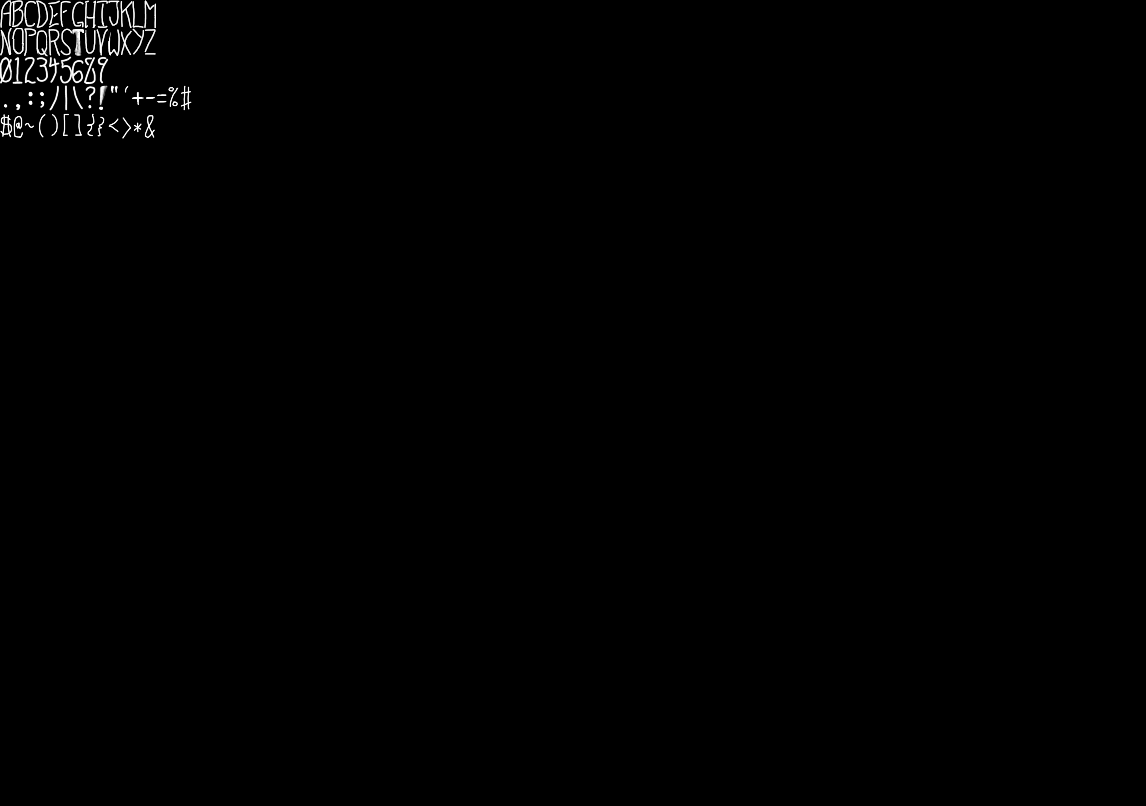
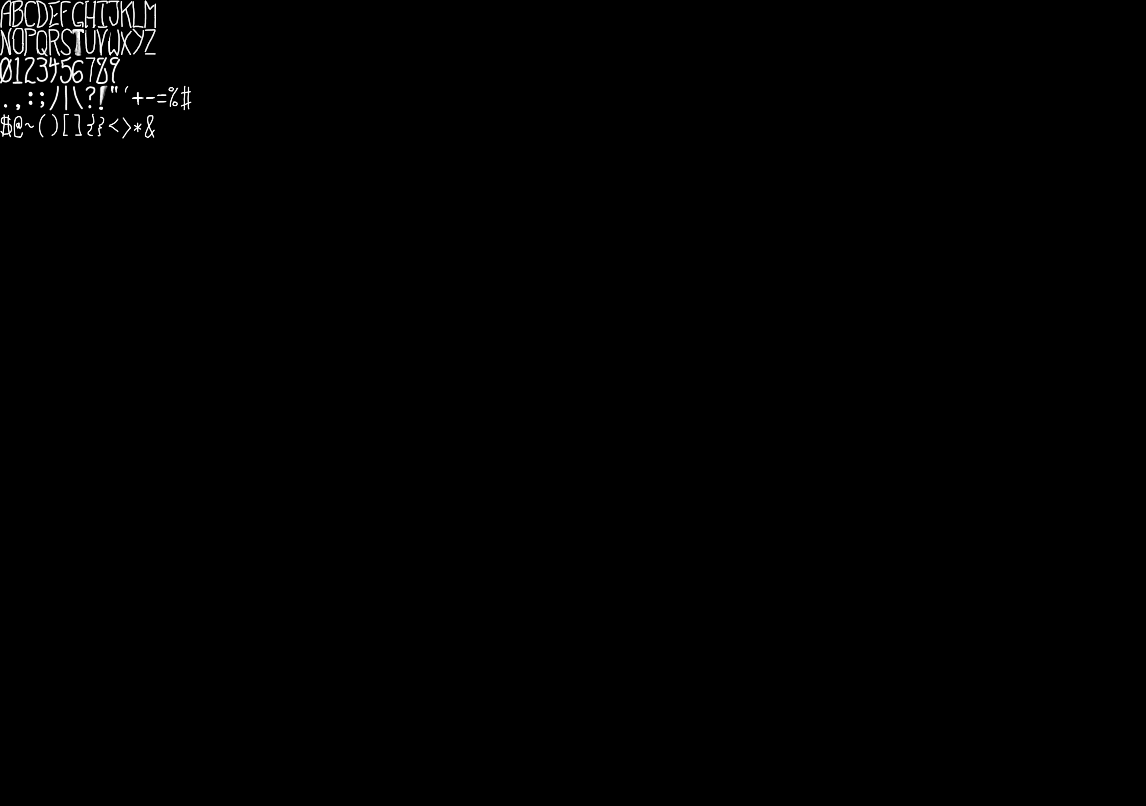
Comparing the layer stacks of the two w=1146, h=806 images. Changes:
painted on "Layer 1" over [84,56,120,84]
